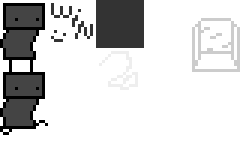
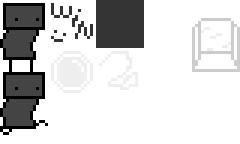
Layered file, before and after one edit (240x144). Changes by layer:
painted on "Background" over [51, 27, 231, 93]
